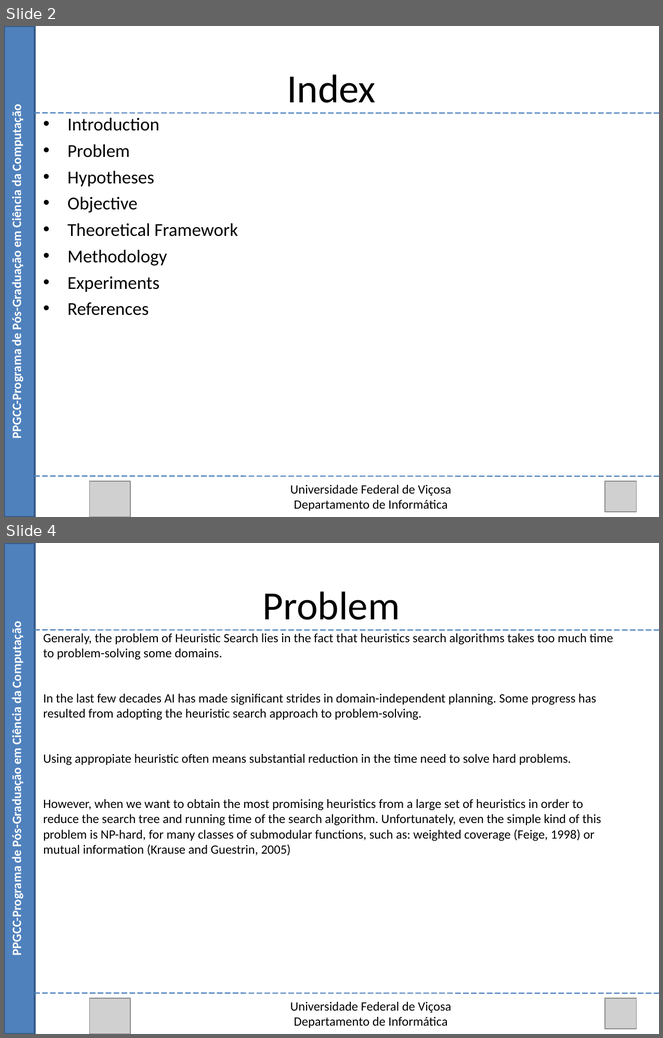
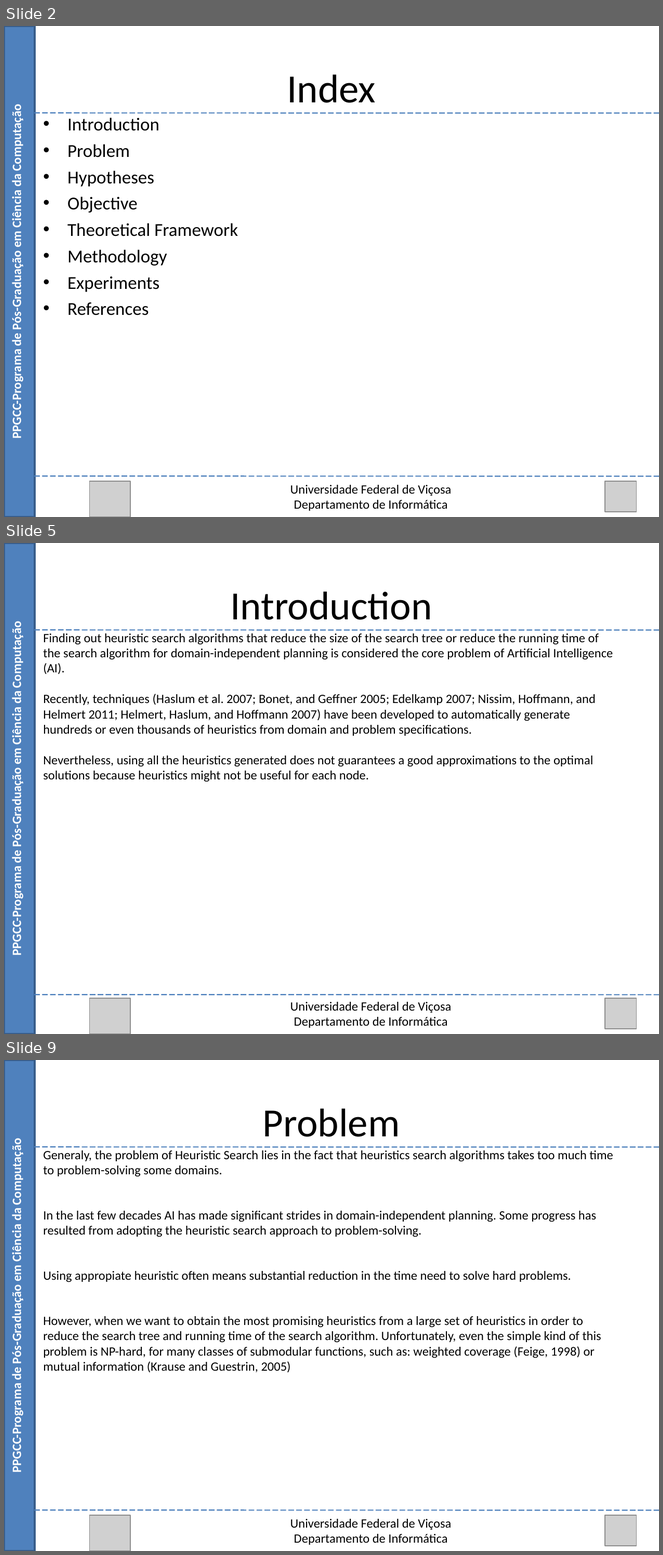
Before and after one commit to Marvinsky/research-marvin, a slide deck: latex/odp/selection heuristics.odp. Shown one above the other, each under a label of ours: slides 2 and 4 before the commit, slides 2, 5 and 9 after it; the slides between them are not shown. The pictures are 663x1038 and 663x1555 pixels, drawn with LibreOffice and Linux fonts; fonts in the diff are those of the drawing; grey boxes stand for pictures. Boxes give left, top, right and bottom in pixels: in the first picture for what was removed or moved away, otherwise in the second. Text is boxed around its words. In the diff, an @@ line names an element or a change of style, - is before the commit and + after.

```diff
--- a/latex/odp/selection heuristics.odp
+++ b/latex/odp/selection heuristics.odp
@@ slide 5 added at <box>4,543,659,1034</box>, background #FFFFFF @@
@@ rectangle added at <box>4,543,35,1034</box>, fill #4F81BD, outline #385D8A 2.01 pt @@
@@ text added at <box>230,591,432,620</box>, 44 pt, text #000000 @@
+Introduction
@@ text added at <box>9,628,25,954</box>, 14 pt, text #FFFFFF, bold @@
+PPGCC-Programa de Pós-Graduação em Ciência da Computação
@@ line added from (35, 630) to (659, 630), #4A7EBB 1.25 pt @@
@@ text added at <box>43,633,613,782</box>, 14 pt, text #000000 @@
+Finding out heuristic search algorithms that reduce the size of the search tree or reduce the running time of the search algorithm for domain-independent planning is considered the core problem of Artificial Intelligence (AI).
+Recently, techniques (Haslum et al. 2007; Bonet, and Geffner 2005; Edelkamp 2007; Nissim, Hoffmann, and Helmert 2011; Helmert, Haslum, and Hoffmann 2007) have been developed to automatically generate hundreds or even thousands of heuristics from domain and problem specifications.
+Nevertheless, using all the heuristics generated does not guarantees a good approximations to the optimal solutions because heuristics might not be useful for each node.
@@ line added from (35, 995) to (659, 995), #4A7EBB 1.25 pt @@
@@ picture added at <box>89,999,130,1034</box> @@
@@ text added at <box>291,1002,451,1028</box>, 14 pt, text #000000 @@
+Universidade Federal de Viçosa
+Departamento de Informática
@@ picture added at <box>605,999,636,1029</box> @@
@@ what was slide 4 is now slide 9 @@
```
Also in this commit, not shown: 4 slides changed, 4 other slides added, 3 other files.
